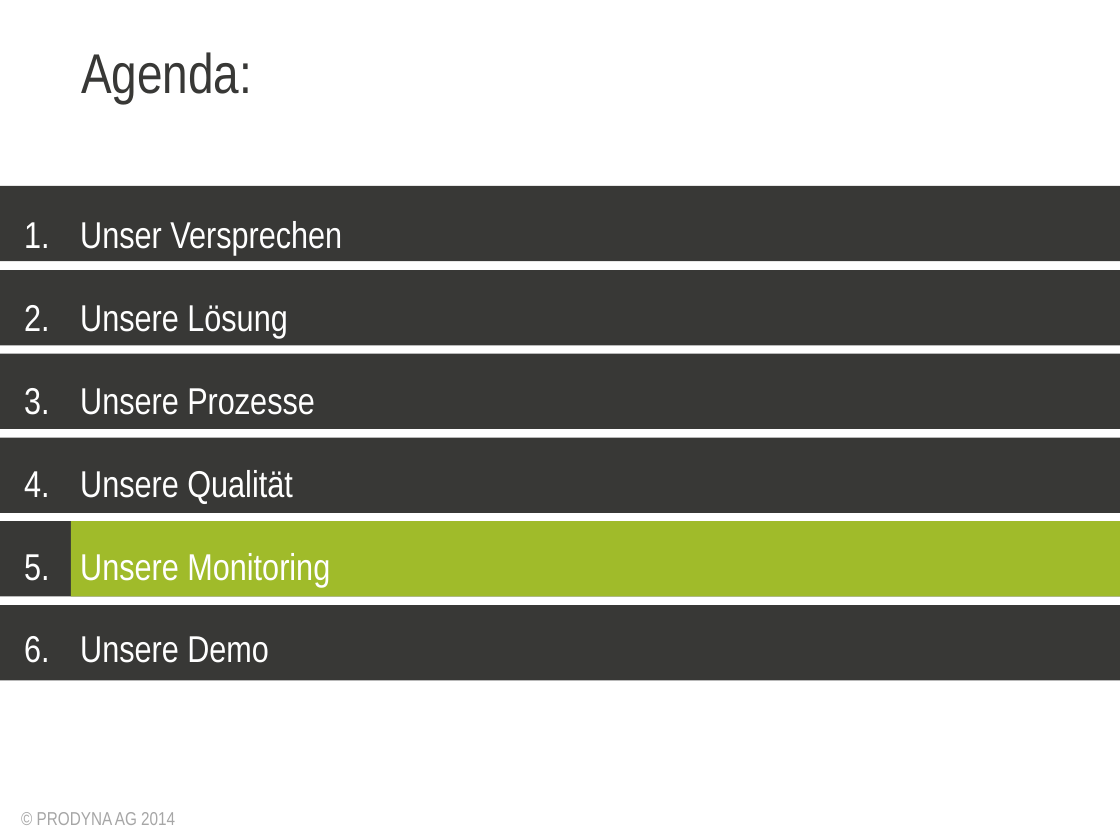
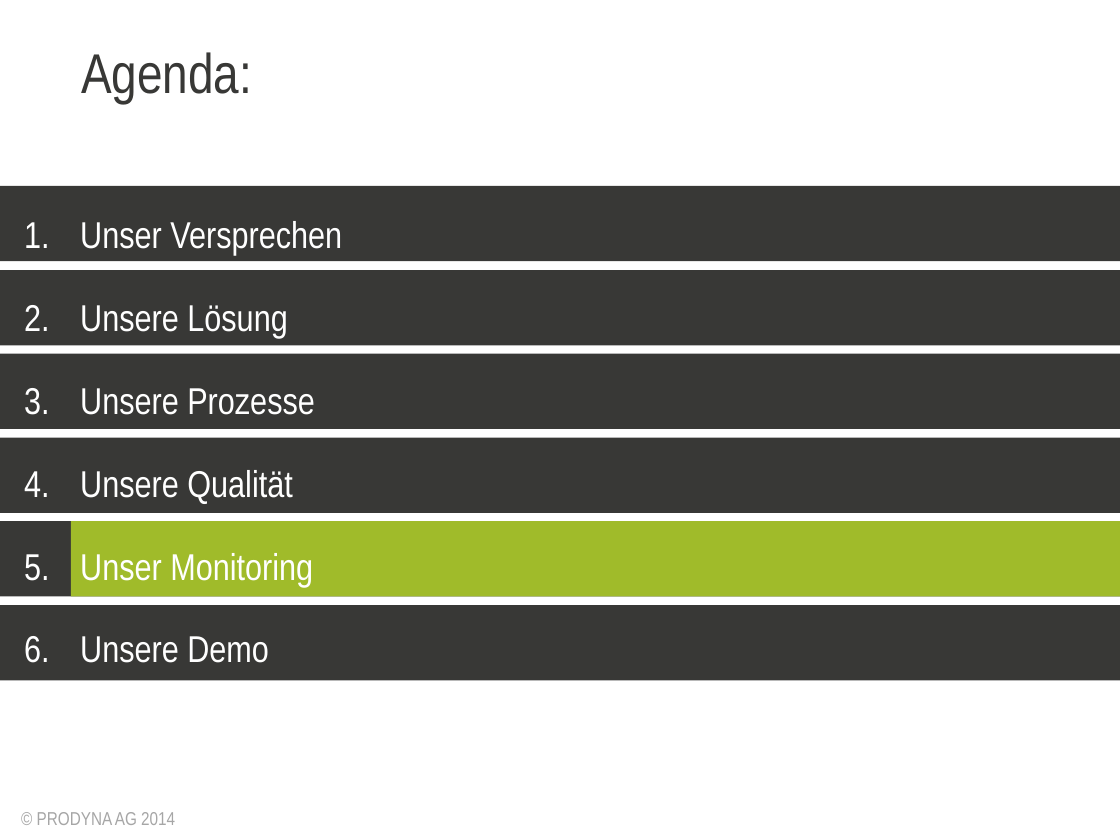
Before and after one commit to lagranovskiy/timetracker-server, a slide deck: slide 28 of doc/AbschlussPräsentation.pptx (slide 26 before the commit). Drawn at 1120x840 pixels with LibreOffice and Linux fonts; fonts in the diff are those of the drawing; background and template pictures are left out. Boxes give left, top, right and bottom in pixels: in the first picture for what was removed or moved away, otherwise in the second. Text is boxed around its words. In the diff, an @@ line names an element or a change of style, - is before the commit and + after.

```diff
--- a/doc/AbschlussPräsentation.pptx
+++ b/doc/AbschlussPräsentation.pptx
@@ subtitle at [80,553,313,587]: text changed @@
-5. Unsere Monitoring
+5. Unser Monitoring
```
Also in this commit, not shown: 19 other slides changed, 3 slides added, 1 other file.
